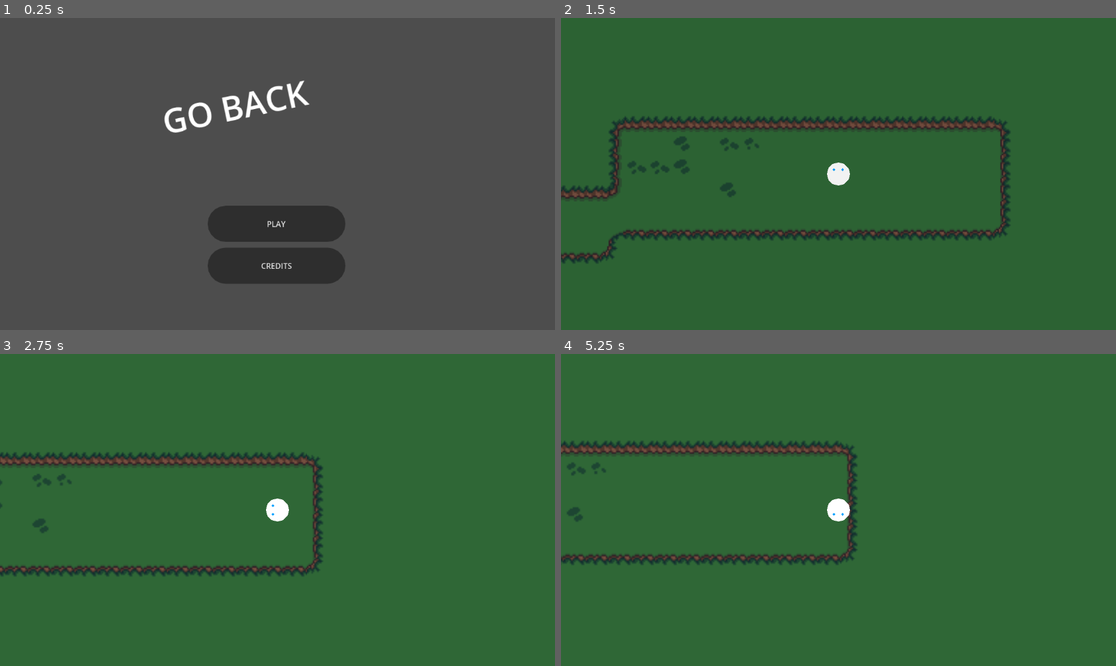
Above: before the commit, frames 1-4 (two rows, left to right).
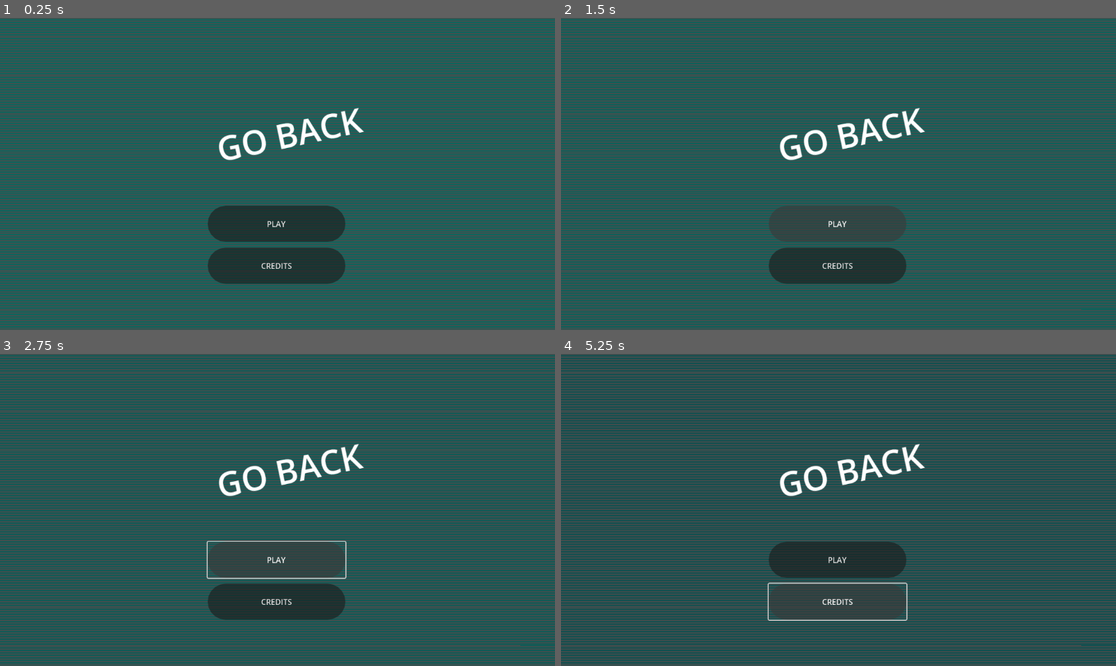
Above: after the commit, the same moments.

Repository: eliasescalante/GJ_godot_2026
Game: Godot game, scene res://src/scenes/world/intro/intro.tscn
Same seed, same stepped clock (60 frames per second), same inputs: the game is played once before the commit and once after it. Sound files missing from this copy of the repository are replaced by a short silence.
Inputs (mouse positions are in pixels of both pictures, inside the frame that each line leads up to):
- Up to frame 1 (0.25 s): no input
- Up to frame 2 (1.5 s): click "PLAY" at 0.5 s; click (838, 223) at 1.25 s, where only the run after the commit has a clickable "PLAY"
- Up to frame 3 (2.75 s): tap Enter at 2 s; hold Right (ui_right) from 2.03 s (still down)
- Up to frame 4 (5.25 s): release Right (ui_right) at 2.78 s; hold Down (ui_down) 2.78-3.53 s; tap Space at 3.5 s; hold Right (ui_right) 3.53-4.25 s; click (838, 600) at 4.25 s, where only the run after the commit has a clickable "CREDITS"; hold Up (ui_up) from 5.03 s (still down)

The runs differ from the first frame. In frame 1, 66% of the frame differs, in the area x 0-100%, y 0-100%; in frame 2, 99%; in frame 3, 95%; in frame 4, 100%.

Commit message:
decoracion

Diff:
--- /dev/null
+++ b/src/scenes/world/ending/background.gdshader
@@ -0,0 +1,38 @@
+/*
+Earthbound battle backgrounds shader with scrolling effect and palette cycling like in the original game.
+@retr0_dev
+
+Apply the shader to a TextureRect or a Sprite. Use a texture with some shapes in a transparent background for best results.
+You can then use a ColorRect or another method to paint the background.
+You can use the shader on multiple TextureRects and obtain a double-buffer effect tweaking the values for each one, remember to Make Unique the shader material.
+*/
+shader_type canvas_item;
+
+uniform float screen_height = 640.0;
+uniform float amplitude = 0.075;
+uniform float frequency = 10.0;
+uniform float speed = 2.0;
+uniform float amplitude_vertical = 0.0;
+uniform float frequency_vertical = 0.0;
+uniform float speed_vertical = 0.0;
+uniform vec2 scroll_direction = vec2(0.0, 0.0);
+uniform float scrolling_speed = 0.08;
+uniform bool enable_palette_cycling = false;
+uniform sampler2D palette;
+uniform float palette_speed = 0.1;
+
+void fragment()
+{
+	float diff_x = amplitude * sin((frequency * UV.y) + (speed * TIME));
+	float diff_y = amplitude_vertical * sin((frequency_vertical * UV.y)  + (speed_vertical * TIME));
+	vec2 scroll = scroll_direction * TIME * scrolling_speed;
+	vec4 tex = texture(TEXTURE, vec2(UV.x + diff_x, UV.y + diff_y) + scroll);
+	float palette_swap = mod(tex.r - TIME * palette_speed, 1.0);
+
+	if (enable_palette_cycling)
+	{
+		COLOR = vec4(texture(palette, vec2(palette_swap, 0)).rgb, tex.a);
+	}
+	else COLOR = tex;
+	COLOR = mix(vec4(0.0), COLOR, float(int(UV.y * screen_height) % 2));
+}
--- a/src/scenes/world/ending/ending.tscn
+++ b/src/scenes/world/ending/ending.tscn
@@ -1,4 +1,28 @@
 [gd_scene format=3 uid="uid://ikmt0kpbu46i"]
+
+[ext_resource type="Shader" uid="uid://d3ass55fkjcxi" path="res://src/scenes/world/ending/background.gdshader" id="1_u4nl5"]
+
+[sub_resource type="Gradient" id="Gradient_yw5qy"]
+offsets = PackedFloat32Array(0, 0.9848485)
+colors = PackedColorArray(0.027770996, 0.22210598, 0.25390625, 1, 0, 0.421875, 0.38232422, 1)
+
+[sub_resource type="GradientTexture1D" id="GradientTexture1D_66uqa"]
+gradient = SubResource("Gradient_yw5qy")
+
+[sub_resource type="ShaderMaterial" id="ShaderMaterial_4ooss"]
+shader = ExtResource("1_u4nl5")
+shader_parameter/screen_height = 640.0
+shader_parameter/amplitude = 0.075
+shader_parameter/frequency = 10.0
+shader_parameter/speed = 2.0
+shader_parameter/amplitude_vertical = 0.0
+shader_parameter/frequency_vertical = 0.0
+shader_parameter/speed_vertical = 0.0
+shader_parameter/scroll_direction = Vector2(0, 0)
+shader_parameter/scrolling_speed = 0.08
+shader_parameter/enable_palette_cycling = true
+shader_parameter/palette = SubResource("GradientTexture1D_66uqa")
+shader_parameter/palette_speed = 0.1
 
 [sub_resource type="LabelSettings" id="LabelSettings_dd7oj"]
 font_size = 70
@@ -6,8 +30,10 @@
 [node name="Ending" type="Node2D" unique_id=1274785199]
 
 [node name="ColorRect" type="ColorRect" parent="." unique_id=18912431]
+material = SubResource("ShaderMaterial_4ooss")
+offset_top = -2.0
 offset_right = 1192.0
-offset_bottom = 712.0
+offset_bottom = 710.0
 color = Color(0, 0, 0, 1)
 
 [node name="Label" type="Label" parent="." unique_id=1923325974]
--- a/src/scenes/world/intro/intro.tscn
+++ b/src/scenes/world/intro/intro.tscn
@@ -1,6 +1,29 @@
 [gd_scene format=3 uid="uid://b1ab8dy0hd6t3"]
 
 [ext_resource type="Script" uid="uid://c3r450gbfk1wm" path="res://src/scenes/world/intro/intro.gd" id="1_hrifw"]
+[ext_resource type="Shader" uid="uid://d3ass55fkjcxi" path="res://src/scenes/world/ending/background.gdshader" id="2_80ux7"]
+
+[sub_resource type="Gradient" id="Gradient_yw5qy"]
+offsets = PackedFloat32Array(0, 0.9848485)
+colors = PackedColorArray(0.027770996, 0.22210598, 0.25390625, 1, 0, 0.421875, 0.38232422, 1)
+
+[sub_resource type="GradientTexture1D" id="GradientTexture1D_66uqa"]
+gradient = SubResource("Gradient_yw5qy")
+
+[sub_resource type="ShaderMaterial" id="ShaderMaterial_4ooss"]
+shader = ExtResource("2_80ux7")
+shader_parameter/screen_height = 640.0
+shader_parameter/amplitude = 0.075
+shader_parameter/frequency = 10.0
+shader_parameter/speed = 2.0
+shader_parameter/amplitude_vertical = 0.0
+shader_parameter/frequency_vertical = 0.0
+shader_parameter/speed_vertical = 0.0
+shader_parameter/scroll_direction = Vector2(0, 0)
+shader_parameter/scrolling_speed = 0.08
+shader_parameter/enable_palette_cycling = true
+shader_parameter/palette = SubResource("GradientTexture1D_66uqa")
+shader_parameter/palette_speed = 0.1
 
 [sub_resource type="StyleBoxFlat" id="StyleBoxFlat_tmqw6"]
 content_margin_left = 4.0
@@ -65,8 +88,18 @@
 [sub_resource type="LabelSettings" id="LabelSettings_80ux7"]
 font_size = 70
 
-[node name="Intro" type="Node2D" unique_id=746498506]
+[node name="Intro" type="CanvasLayer" unique_id=989487564]
 script = ExtResource("1_hrifw")
+
+[node name="ColorRect" type="ColorRect" parent="." unique_id=2108394508]
+material = SubResource("ShaderMaterial_4ooss")
+anchors_preset = 15
+anchor_right = 1.0
+anchor_bottom = 1.0
+offset_top = -2.0
+offset_bottom = -2.0
+grow_horizontal = 2
+grow_vertical = 2
 
 [node name="bg" type="Sprite2D" parent="." unique_id=1097492743]
 
@@ -92,10 +125,10 @@
 "
 
 [node name="Label" type="Label" parent="." unique_id=1078809560]
-offset_left = 327.99997
-offset_top = 169.0
-offset_right = 803.0
-offset_bottom = 364.0
+offset_left = 440.99997
+offset_top = 225.99998
+offset_right = 916.0
+offset_bottom = 421.0
 rotation = -0.20776863
 text = "GO BACK
 "
Not shown, added: src/scenes/world/ending/background.gdshader.uid
